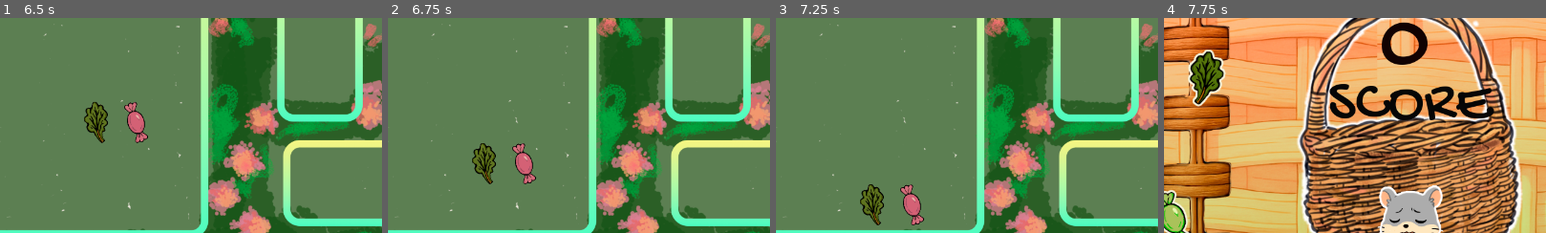
Above: before the commit, frames 1-4 (left to right).
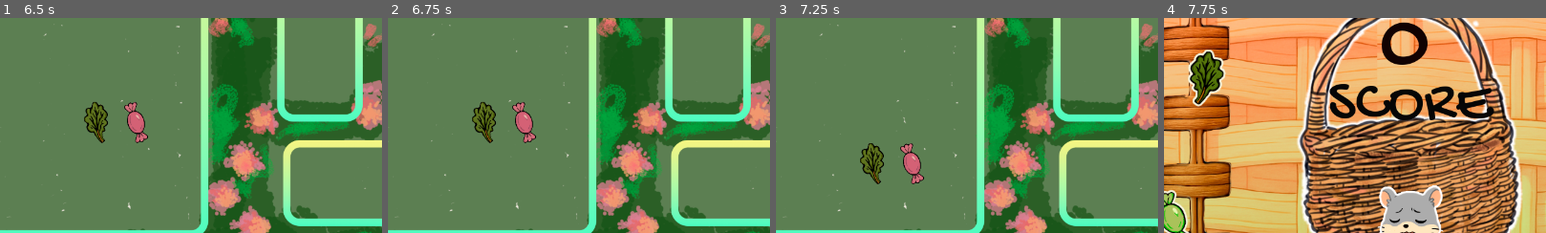
Above: after the commit, the same moments.

Repository: fnc/nam-nam
Game: Godot game, scene res://main_menu.tscn
Same seed, same stepped clock (60 frames per second), same inputs: the game is played once before the commit and once after it.
Inputs (mouse positions are % of the whole screen's width and height, from its top left):
- Up to frame 1 (6.5 s): click (76, 87) at 0.5 s; hold Right (ui_right) 1.28-2.03 s; tap Enter at 2 s; hold Down (ui_down) 2.03-2.75 s; click (84, 80) at 2.75 s; click (12, 87) at 3.5 s; hold Right (ui_right) 4.28-5.03 s; tap Space at 5 s; hold Up (ui_up) 5.03-5.78 s; hold Left (ui_left) from 5.78 s (still down)
- Up to frame 2 (6.75 s): keep holding Left (ui_left); tap Enter at 6.5 s
- Up to frame 3 (7.25 s): keep holding Left (ui_left)
- Up to frame 4 (7.75 s): release Left (ui_left) at 7.28 s; hold Down (ui_down) from 7.28 s (still down)
The pictures show only the part of the screen within x 17-67%, y 39-89%; the shares and areas given below are measured in that part.

Frame 1 is identical in both runs. In frame 2, 2.8% of the frame differs, in the area x 22-39%, y 39-78%; in frame 3, 2.8%, in the area x 22-39%, y 58-97%; in frame 4, nothing differs.

Commit message:
sfx implementados

Diff:
--- a/audio_manager.tscn
+++ b/audio_manager.tscn
@@ -20,7 +20,7 @@
 [ext_resource type="AudioStream" uid="uid://ckgf4vaqrp3g0" path="res://assets/audio/reactions/NegativeReaction-006.wav" id="18_hbb3y"]
 [ext_resource type="AudioStream" uid="uid://deppk3bvfge0c" path="res://assets/audio/Others/boton-click.wav" id="19_hbb3y"]
 [ext_resource type="AudioStream" uid="uid://ns4fdpomgq4g" path="res://assets/audio/bgmx.ogg" id="19_hokuy"]
-[ext_resource type="AudioStream" uid="uid://bofaye2ay6me5" path="res://assets/audio/Others/nicecombo.ogg" id="19_wxfw7"]
+[ext_resource type="AudioStream" uid="uid://udlaw6ftjrh3" path="res://assets/audio/Others/NiceCombo.wav" id="19_wxfw7"]
 [ext_resource type="AudioStream" uid="uid://bdxulldhjkxdy" path="res://assets/audio/Others/InteractionsAndClicks-001.ogg" id="20_wxfw7"]
 [ext_resource type="AudioStream" uid="uid://cowwhbqyas3i4" path="res://assets/audio/Others/InteractionsAndClicks-002.ogg" id="21_7l730"]
 [ext_resource type="AudioStream" uid="uid://yoxeuifs282m" path="res://assets/audio/Others/InteractionsAndClicks-003.ogg" id="22_nkxx2"]
@@ -79,6 +79,12 @@
 streams_count = 1
 stream_0/stream = ExtResource("19_hbb3y")
 
+[sub_resource type="AudioStreamRandomizer" id="AudioStreamRandomizer_nkxx2"]
+random_pitch = 1.2
+random_volume_offset_db = 1.0
+streams_count = 1
+stream_0/stream = ExtResource("19_hbb3y")
+
 [sub_resource type="AudioStreamRandomizer" id="AudioStreamRandomizer_pil3g"]
 streams_count = 4
 stream_0/stream = ExtResource("20_wxfw7")
@@ -93,18 +99,23 @@
 stream_2/stream = ExtResource("26_2qp5w")
 stream_3/stream = ExtResource("27_8o77j")
 
-[node name="AudioManager" type="Node" node_paths=PackedStringArray("eat", "positive_reaction", "negative_reaction", "nice_combo", "bg_music")]
+[node name="AudioManager" type="Node" node_paths=PackedStringArray("eat", "positive_reaction", "negative_reaction", "nice_combo", "fall", "fast_fall", "change_pos", "poof", "bg_music")]
 script = ExtResource("1_jisk1")
 eat = NodePath("Sfx/Eat")
 positive_reaction = NodePath("Sfx/PositiveReaction")
 negative_reaction = NodePath("Sfx/NegativeReaction")
 nice_combo = NodePath("Sfx/NiceCombo")
+fall = NodePath("Sfx/Fall")
+fast_fall = NodePath("Sfx/FastFall")
+change_pos = NodePath("Sfx/ChangePos")
+poof = NodePath("Sfx/poof")
 bg_music = NodePath("Mx/BgMusic")
 
 [node name="Sfx" type="Node" parent="."]
 
 [node name="Eat" type="AudioStreamPlayer" parent="Sfx"]
 stream = SubResource("AudioStreamSynchronized_86pii")
+volume_db = 3.339
 bus = &"SFX"
 
 [node name="PositiveReaction" type="AudioStreamPlayer" parent="Sfx"]
@@ -119,21 +130,28 @@
 
 [node name="NiceCombo" type="AudioStreamPlayer" parent="Sfx"]
 stream = ExtResource("19_wxfw7")
-volume_db = -8.18
+volume_db = -11.43
 bus = &"SFX"
 playback_type = 1
 
-[node name="click" type="AudioStreamPlayer" parent="Sfx"]
+[node name="Fall" type="AudioStreamPlayer" parent="Sfx"]
 stream = SubResource("AudioStreamRandomizer_jklj1")
-volume_db = -5.18
+volume_db = -24.263
+pitch_scale = 3.2
 
-[node name="interactions" type="AudioStreamPlayer" parent="Sfx"]
+[node name="FastFall" type="AudioStreamPlayer" parent="Sfx"]
+stream = SubResource("AudioStreamRandomizer_nkxx2")
+volume_db = -14.943
+pitch_scale = 3.51
+
+[node name="ChangePos" type="AudioStreamPlayer" parent="Sfx"]
 stream = SubResource("AudioStreamRandomizer_pil3g")
-volume_db = -9.0
+volume_db = -13.159
 
 [node name="poof" type="AudioStreamPlayer" parent="Sfx"]
 stream = SubResource("AudioStreamRandomizer_evv53")
-volume_db = -8.349
+volume_db = -17.414
+pitch_scale = 1.88
 
 [node name="Mx" type="Node" parent="."]
 
@@ -141,5 +159,6 @@
 stream = ExtResource("19_hokuy")
 volume_db = -18.0
 autoplay = true
+stream_paused = true
 bus = &"MX"
 playback_type = 1
--- a/game.tscn
+++ b/game.tscn
@@ -67,6 +67,7 @@
 
 [node name="game" type="Node2D"]
 script = ExtResource("3_epypp")
+gravity_interval = 0.522
 
 [node name="Background" type="CanvasLayer" parent="."]
 layer = -1
--- a/game_over.gd
+++ b/game_over.gd
@@ -7,5 +7,6 @@
 	boton_reiniciar.pressed.connect(_on_button_pressed)
 
 func _on_button_pressed() -> void:
+	AudioManager.positive_reaction.play()
 	Global.score = 0  # Reiniciamos el puntaje
 	get_tree().change_scene_to_file("res://game.tscn")
--- a/game_over_1.gd
+++ b/game_over_1.gd
@@ -9,4 +9,5 @@
 
 
 func _on_button_pressed() -> void:
+	AudioManager.positive_reaction.play()
 	get_tree().change_scene_to_packed(creditos_scene)
--- a/src/audio_manager.gd
+++ b/src/audio_manager.gd
@@ -6,8 +6,9 @@
 @export var positive_reaction: AudioStreamPlayer
 @export var negative_reaction: AudioStreamPlayer
 @export var nice_combo: AudioStreamPlayer
-@export var click: AudioStreamPlayer
-@export var interactions: AudioStreamPlayer
+@export var fall: AudioStreamPlayer
+@export var fast_fall: AudioStreamPlayer
+@export var change_pos: AudioStreamPlayer
 @export var poof: AudioStreamPlayer
 
 #MX
--- a/src/game_manager.gd
+++ b/src/game_manager.gd
@@ -46,6 +46,7 @@
 	spawn_Block_pair()
 
 func game_over():
+	AudioManager.negative_reaction.play()
 	var tree = get_tree()
 	if tree:
 		Global.score = score  # Guarda el puntaje actual
@@ -57,6 +58,7 @@
 	if Input.is_action_just_pressed("ui_left"):
 		print("Left key was just pressed")
 		if can_move(Vector2(-1, 0)):  # Check boundaries before moving
+			AudioManager.change_pos.play()
 			for block in current_blocks:
 				var target_pos = block.grid_pos + Vector2(-1, 0)
 				move_Block(block, target_pos)
@@ -64,6 +66,7 @@
 	elif Input.is_action_just_pressed("ui_right"):
 		print("Right key was just pressed")
 		if can_move(Vector2(1, 0)):  # Check boundaries before moving
+			AudioManager.change_pos.play()
 			for block in current_blocks:
 				var target_pos = block.grid_pos + Vector2(1, 0)
 				move_Block(block, target_pos)
@@ -71,15 +74,18 @@
 	elif Input.is_action_just_pressed("ui_up"):  # Handle rotation
 		print("Rotate key was just pressed")
 		if can_rotate():  # Check if rotation is valid
+			AudioManager.change_pos.play()
 			rotate_blocks()
 	elif Input.is_action_pressed("ui_down"):
+		AudioManager.fast_fall.play()
 		speed_coef = 0.05
 
 	time_elapsed += _delta
 	if time_elapsed >= gravity_interval * speed_coef :
 		apply_gravity()
 		time_elapsed = 0.0  # Reset timer
-		print("Gravity applied!")
+		print_debug("Gravity applied!")
+		AudioManager.fall.play()
 
 func can_move(offset: Vector2) -> bool:
 	for block in current_blocks:
@@ -187,6 +193,7 @@
 
 	if matches.size() > 0:
 		update_score( 2 * matches.size() + bonus)
+		AudioManager.eat.play() # Play eating SFX
 		return true
 	return false
 
--- a/src/main_menu.gd
+++ b/src/main_menu.gd
@@ -3,4 +3,5 @@
 @export var scene_on_play: PackedScene
 
 func _on_button_pressed() -> void:
+	AudioManager.poof.play()
 	get_tree().change_scene_to_packed(scene_on_play)
Not shown, added: assets/audio/Others/NiceCombo.wav.import
Not shown, removed: assets/audio/Others/nicecombo.ogg.import
Not shown: 1 places in audio_manager.tscn that only renumber resources
Not shown, added: assets/audio/Others/NiceCombo.wav
Not shown, removed: assets/audio/Others/nicecombo.ogg
